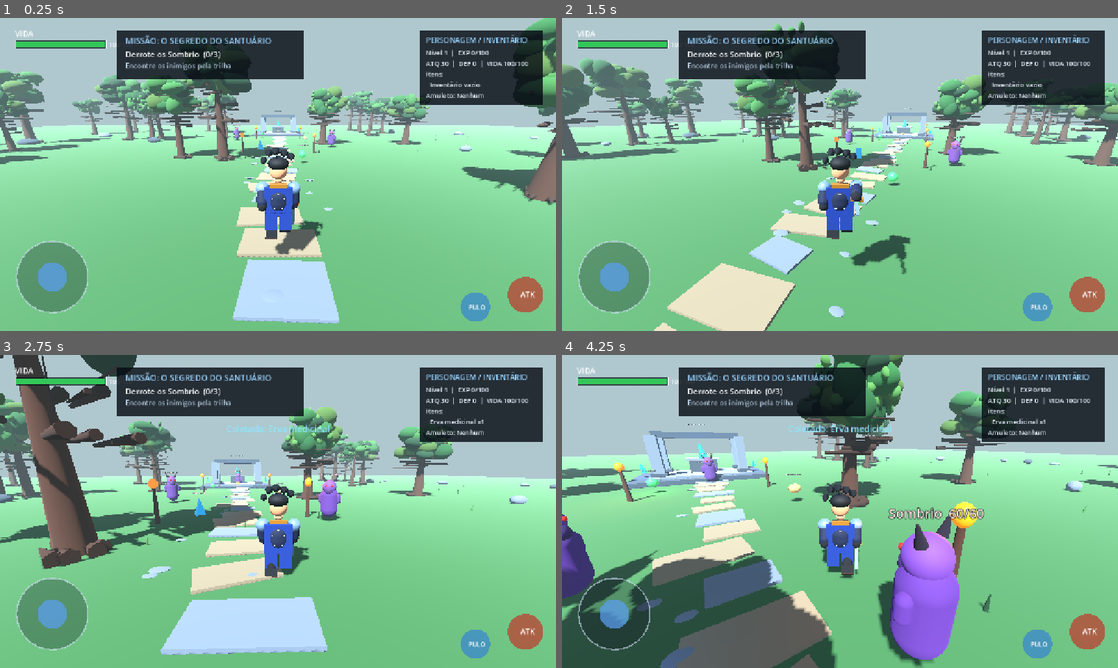
Above: before the commit, frames 1-4 (two rows, left to right).
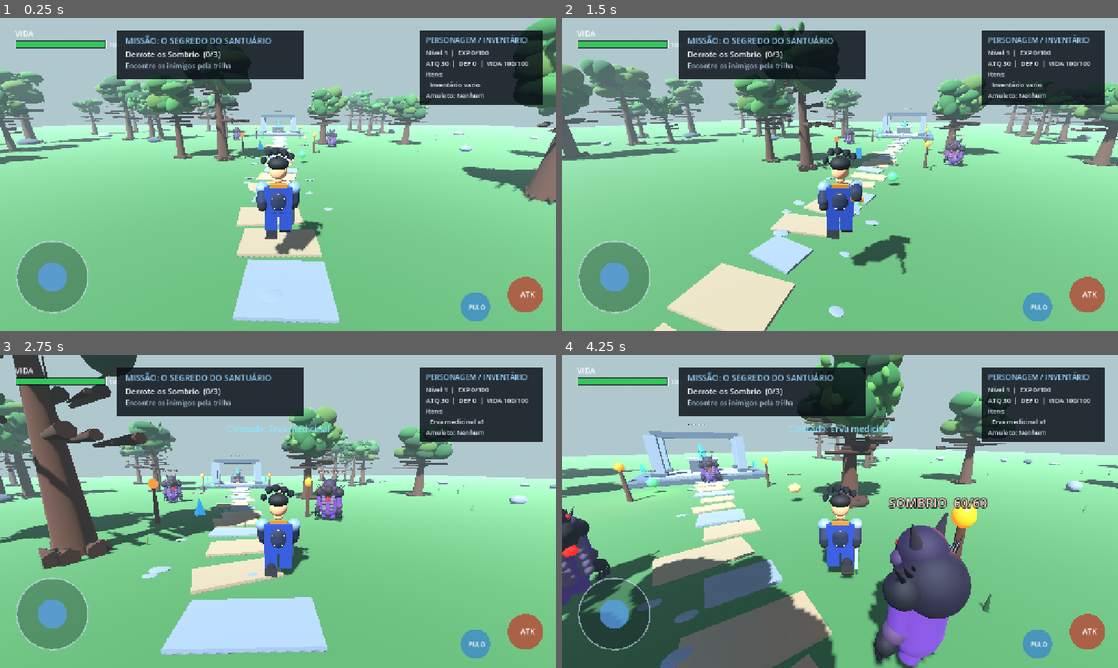
Above: after the commit, the same moments.

Repository: YohBoostel07/Aetheria-Android
Game: Godot game, scene res://scenes/world.tscn
Same seed, same stepped clock (60 frames per second), same inputs: the game is played once before the commit and once after it.
Inputs (mouse positions are in pixels of both pictures, inside the frame that each line leads up to):
- Up to frame 1 (0.25 s): no input
- Up to frame 2 (1.5 s): tap Enter at 0.5 s; move the mouse to (867, 174) at 0.52 s; hold W (move_forward) from 0.53 s (still down); tap J (attack) at 0.6, 1.35 s; click (867, 174) at 0.67 s; tap Space (jump) at 0.77 s; move the mouse to (812, 174) at 1.27 s
- Up to frame 3 (2.75 s): keep holding W (move_forward); tap Space (jump) at 1.52 s; move the mouse to (289, 505) at 2.02 s; tap J (attack) at 2.1 s
- Up to frame 4 (4.25 s): keep holding W (move_forward); move the mouse to (834, 517) at 2.77 s; tap J (attack) at 2.85, 3.6 s; click (834, 517) at 2.92 s; tap Space (jump) at 3.02, 3.77 s; move the mouse to (878, 514) at 3.52 s

The runs differ from the first frame. In frame 1, 0.1% of the frame differs, in the area x 41-61%, y 33-42%; in frame 2, 0.3%; in frame 3, 0.8%; in frame 4, 7.2%, in the area x 0-77%, y 30-100%.

Commit message:
Rebuild Sombrio with layered shadow armor, exposed ribs and glowing core

Diff:
--- a/scripts/enemy.gd
+++ b/scripts/enemy.gd
@@ -79,34 +79,95 @@
     collision.shape = capsule
     collision.position.y = 0.88
     add_child(collision)
+    var obsidian := StandardMaterial3D.new()
+    obsidian.albedo_color = Color(0.045, 0.035, 0.075)
+    obsidian.roughness = 0.42
+    obsidian.metallic = 0.28
+    body_material = StandardMaterial3D.new()
+    body_material.albedo_color = Color(0.105, 0.065, 0.16)
+    body_material.roughness = 0.82
     body_mesh = MeshInstance3D.new()
     var body := CapsuleMesh.new()
-    body.radius = 0.42
+    body.radius = 0.40
     body.height = 1.55
+    body.radial_segments = 16
     body_mesh.mesh = body
-    body_mesh.position.y = 0.88
-    body_material = StandardMaterial3D.new()
-    body_material.albedo_color = Color(0.30, 0.16, 0.43)
-    body_material.roughness = 0.88
+    body_mesh.position = Vector3(0, 0.92, 0.02)
+    body_mesh.scale = Vector3(1.12, 1.0, 0.78)
     body_mesh.material_override = body_material
     add_child(body_mesh)
-    _sphere("Head", Vector3(0, 1.72, -0.04), 0.34, Color(0.38, 0.22, 0.50))
-    _sphere("Jaw", Vector3(0, 1.52, -0.22), 0.22, Color(0.23, 0.12, 0.32))
-    _sphere("Left eye", Vector3(-0.13, 1.78, -0.34), 0.055, Color(1.0, 0.12, 0.08))
-    _sphere("Right eye", Vector3(0.13, 1.78, -0.34), 0.055, Color(1.0, 0.12, 0.08))
-    _horn(Vector3(-0.22, 2.0, 0.0), -1.0)
-    _horn(Vector3(0.22, 2.0, 0.0), 1.0)
-    _limb("Left arm", Vector3(-0.43, 1.12, 0), Vector3(0.13, 0.48, 0.13))
-    _limb("Right arm", Vector3(0.43, 1.12, 0), Vector3(0.13, 0.48, 0.13))
+    _sphere("Hunched shoulder mass", Vector3(0, 1.42, 0.04), 0.48, Color(0.075, 0.045, 0.12))
+    _sphere("Skull", Vector3(0, 1.78, -0.12), 0.34, Color(0.12, 0.075, 0.18))
+    _sphere("Lower jaw", Vector3(0, 1.54, -0.34), 0.22, Color(0.035, 0.025, 0.055))
+    _sphere("Left cheek bone", Vector3(-0.24, 1.66, -0.27), 0.14, Color(0.20, 0.13, 0.25))
+    _sphere("Right cheek bone", Vector3(0.24, 1.66, -0.27), 0.14, Color(0.20, 0.13, 0.25))
+    var eye_glow := StandardMaterial3D.new()
+    eye_glow.albedo_color = Color(1.0, 0.055, 0.025)
+    eye_glow.emission_enabled = true
+    eye_glow.emission = Color(1.0, 0.025, 0.008)
+    eye_glow.emission_energy_multiplier = 3.5
+    _sphere("Left burning eye", Vector3(-0.13, 1.81, -0.405), 0.052, Color(1.0, 0.045, 0.015))
+    _sphere("Right burning eye", Vector3(0.13, 1.81, -0.405), 0.052, Color(1.0, 0.045, 0.015))
+    _horn(Vector3(-0.22, 1.98, -0.06), -1.0)
+    _horn(Vector3(0.22, 1.98, -0.06), 1.0)
+    _limb("Left elongated arm", Vector3(-0.48, 1.05, -0.02), Vector3(0.15, 0.82, 0.15))
+    _limb("Right elongated arm", Vector3(0.48, 1.05, -0.02), Vector3(0.15, 0.82, 0.15))
+    _limb("Left lower leg", Vector3(-0.20, 0.32, 0.03), Vector3(0.17, 0.58, 0.17))
+    _limb("Right lower leg", Vector3(0.20, 0.32, 0.03), Vector3(0.17, 0.58, 0.17))
+    for side in [-1.0, 1.0]:
+        _sphere("Shoulder carapace", Vector3(side * 0.48, 1.43, -0.015), 0.24, Color(0.045, 0.035, 0.075))
+        _sphere("Elbow bone", Vector3(side * 0.53, 0.77, -0.03), 0.16, Color(0.24, 0.16, 0.27))
+        _sphere("Clawed hand", Vector3(side * 0.55, 0.49, -0.12), 0.16, Color(0.055, 0.035, 0.075))
+        for claw_index in range(3):
+            var claw := MeshInstance3D.new()
+            var claw_mesh := CylinderMesh.new()
+            claw_mesh.top_radius = 0.004
+            claw_mesh.bottom_radius = 0.052
+            claw_mesh.height = 0.28
+            claw_mesh.radial_segments = 6
+            claw.mesh = claw_mesh
+            claw.position = Vector3(side * (0.55 + float(claw_index - 1) * 0.10), 0.32, -0.20)
+            claw.rotation.x = -0.32
+            claw.rotation.z = side * -0.16
+            claw.material_override = obsidian
+            add_child(claw)
+        for spike_index in range(3):
+            var spike := MeshInstance3D.new()
+            var spike_mesh := CylinderMesh.new()
+            spike_mesh.top_radius = 0.004
+            spike_mesh.bottom_radius = 0.095 - float(spike_index) * 0.012
+            spike_mesh.height = 0.38 + float(spike_index) * 0.08
+            spike_mesh.radial_segments = 6
+            spike.mesh = spike_mesh
+            spike.position = Vector3(side * (0.32 + float(spike_index) * 0.13), 1.65, 0.04)
+            spike.rotation.z = side * -0.65
+            spike.material_override = obsidian
+            add_child(spike)
+    for rib_index in range(5):
+        var rib_y := 1.24 - float(rib_index) * 0.16
+        for side in [-1.0, 1.0]:
+            _sphere("Exposed rib", Vector3(side * (0.22 - float(rib_index) * 0.012), rib_y, -0.285), 0.12, Color(0.31, 0.25, 0.34))
+    var core := MeshInstance3D.new()
+    var core_mesh := SphereMesh.new()
+    core_mesh.radius = 0.12
+    core_mesh.height = 0.24
+    core.mesh = core_mesh
+    core.position = Vector3(0, 1.16, -0.34)
+    var core_mat := StandardMaterial3D.new()
+    core_mat.albedo_color = Color(0.9, 0.035, 0.015)
+    core_mat.emission_enabled = true
+    core_mat.emission = Color(0.9, 0.025, 0.008)
+    core_mat.emission_energy_multiplier = 2.4
+    core.material_override = core_mat
+    add_child(core)
     health_label = Label3D.new()
-    health_label.text = "Sombrio  %d/%d" % [health, max_health]
-    health_label.position = Vector3(0, 2.35, 0)
+    health_label.text = "SOMBRIO  %d/%d" % [health, max_health]
+    health_label.position = Vector3(0, 2.48, 0)
     health_label.billboard = BaseMaterial3D.BILLBOARD_ENABLED
-    health_label.font_size = 32
-    health_label.outline_size = 6
-    health_label.modulate = Color(1.0, 0.82, 0.82)
+    health_label.font_size = 30
+    health_label.outline_size = 7
+    health_label.modulate = Color(1.0, 0.72, 0.68)
     add_child(health_label)
-
 func _sphere(part_name: String, part_position: Vector3, radius: float, color: Color) -> void:
     var mesh_instance := MeshInstance3D.new()
     mesh_instance.name = part_name
